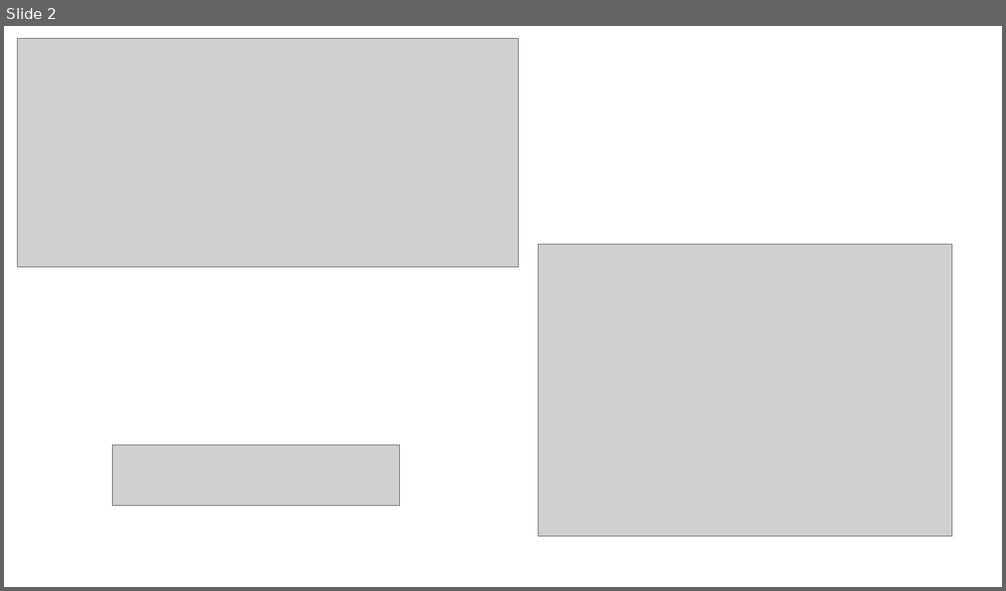
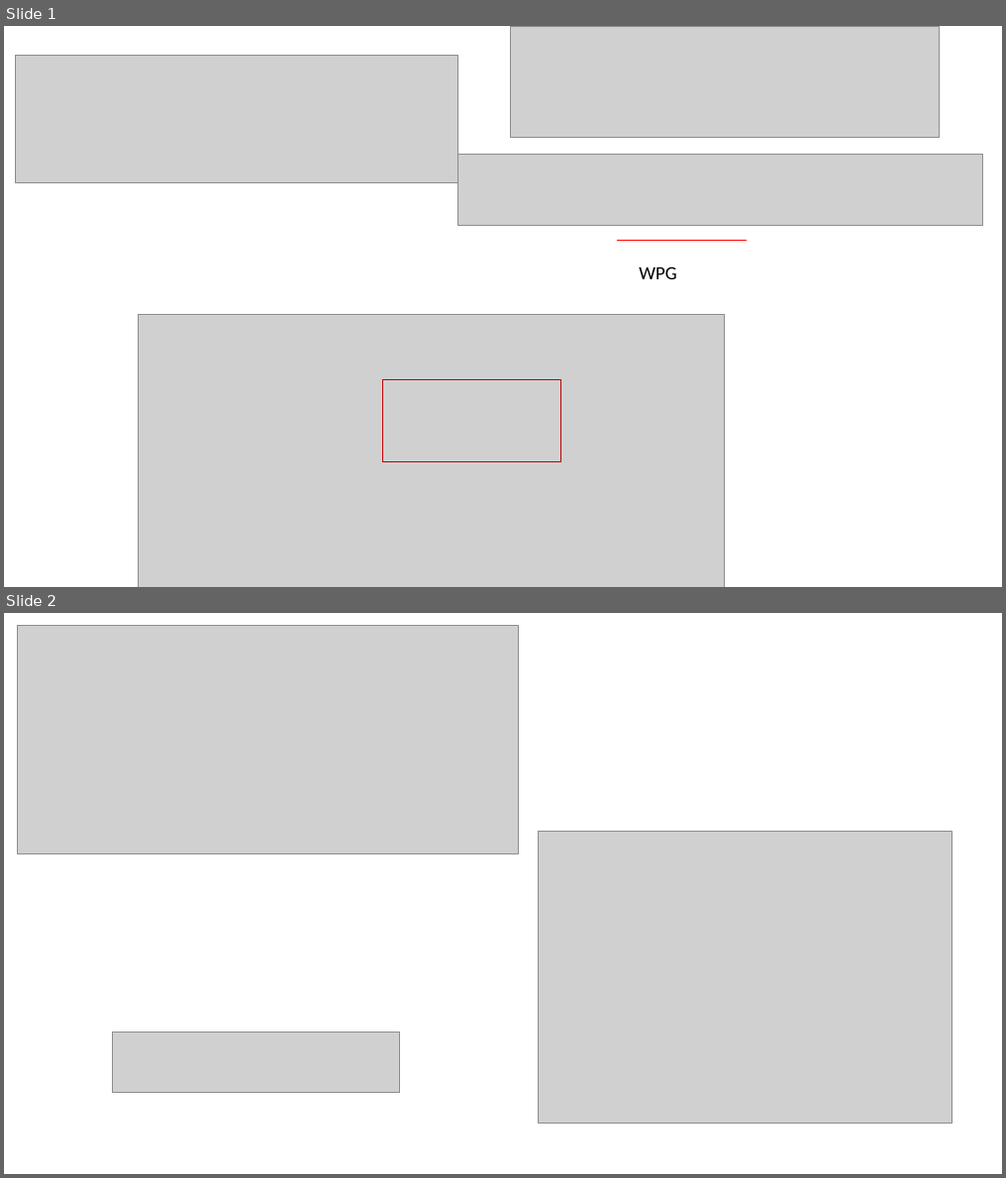
Before and after one commit to luchete80/EPSol, a slide deck: Examples/Ex12/discretizaciones y matrices.pptx. Shown one above the other, each under a label of ours: slide 2 before the commit, slides 1 and 2 after it. The pictures are 1006x591 and 1006x1178 pixels, drawn with LibreOffice and Linux fonts; fonts in the diff are those of the drawing; grey boxes stand for pictures. Boxes give left, top, right and bottom in pixels: in the first picture for what was removed or moved away, otherwise in the second. Text is boxed around its words. In the diff, an @@ line names an element or a change of style, - is before the commit and + after.

```diff
--- a/Examples/Ex12/discretizaciones y matrices.pptx
+++ b/Examples/Ex12/discretizaciones y matrices.pptx
@@ slide 1 added at <box>4,26,1002,587</box>, background #FFFFFF @@
@@ picture added at <box>15,55,457,182</box> @@
@@ picture added at <box>510,26,939,137</box> @@
@@ picture added at <box>457,154,983,226</box> @@
@@ line added from (617, 240) to (746, 240), #FF0000 0.5 pt @@
@@ text added at <box>639,267,676,279</box>, 18 pt, text #000000 @@
+WPG
@@ picture added at <box>138,315,725,587</box> @@
@@ rectangle added at <box>383,379,561,463</box>, outline #C00000 1 pt @@
```
Also in this commit, not shown: 1 slide removed, 4 other files.
